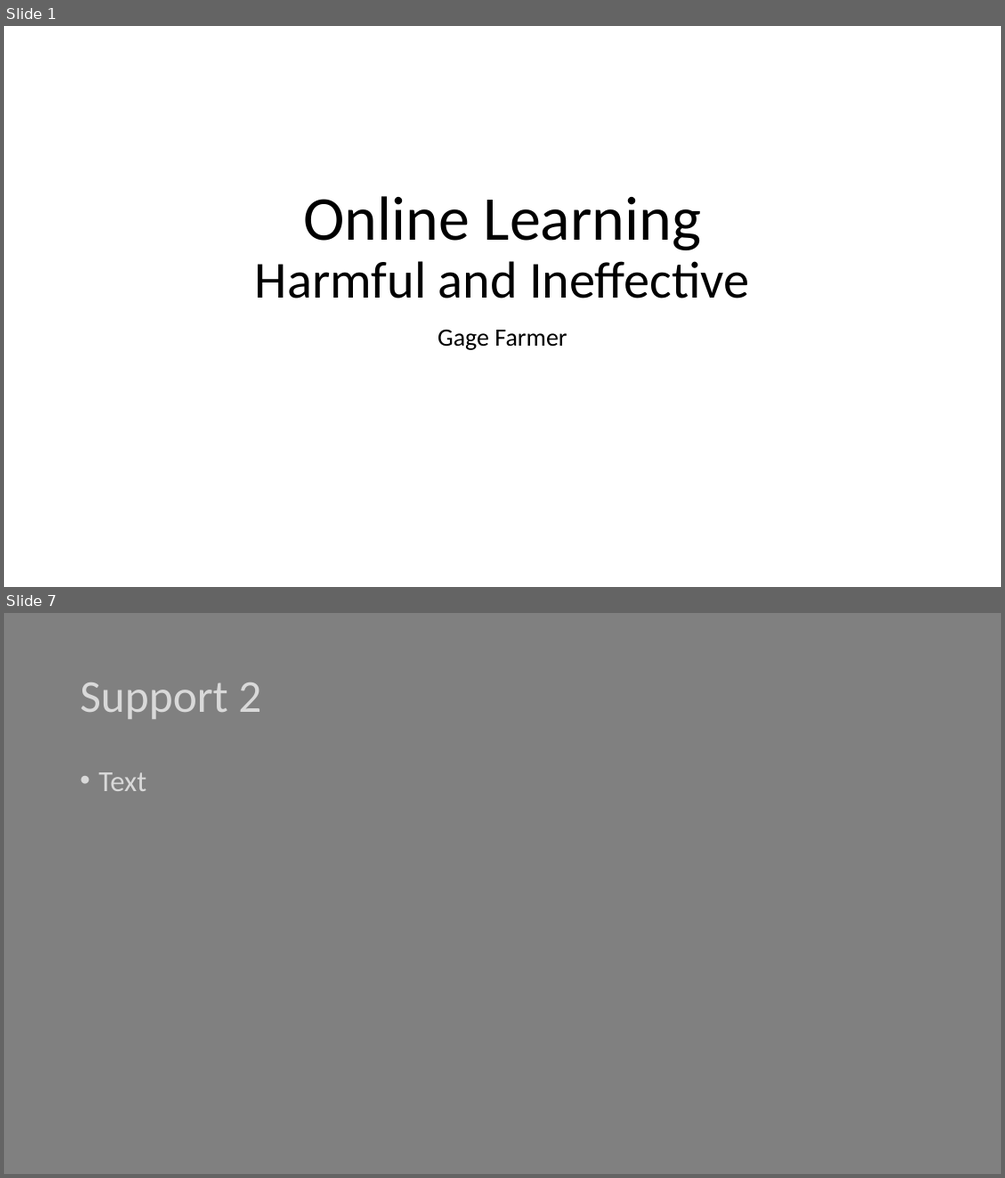
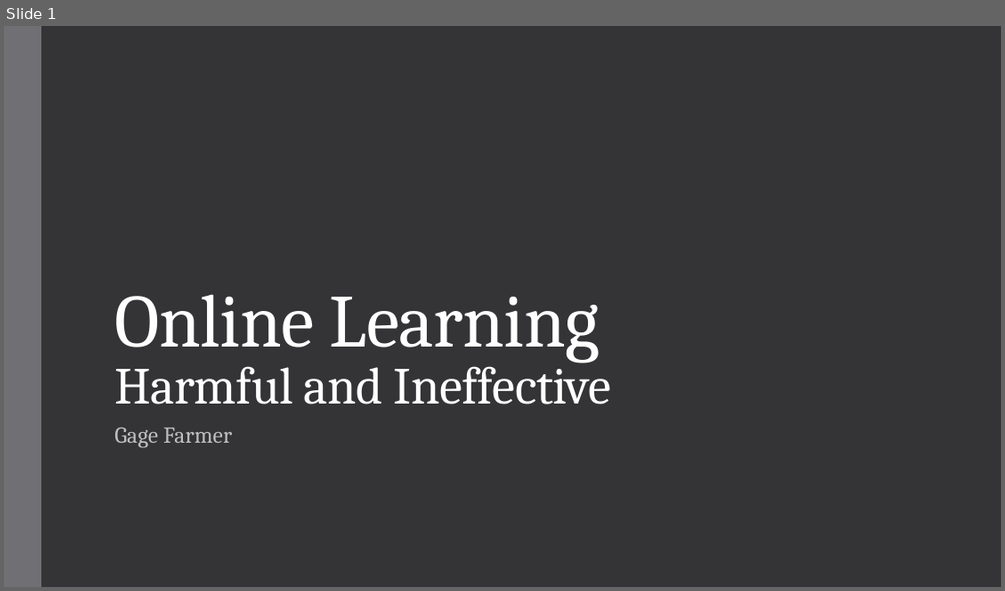
Before and after one commit to trickyok/College-Work, a slide deck: Spring 2022/Comp II/Writing Project 3/Online Learning.pptx. Shown one above the other, each under a label of ours: slides 1 and 7 before the commit, slide 1 after it; the slides between them are not shown. The pictures are 1005x1178 and 1005x591 pixels, drawn with LibreOffice and Linux fonts; fonts in the diff are those of the drawing. Boxes give left, top, right and bottom in pixels: in the first picture for what was removed or moved away, otherwise in the second. Text is boxed around its words. In the diff, an @@ line names an element or a change of style, - is before the commit and + after.

```diff
--- a/Spring 2022/Comp II/Writing Project 3/Online Learning.pptx
+++ b/Spring 2022/Comp II/Writing Project 3/Online Learning.pptx
@@ slide 7 removed at (4, 613, 1001, 1174), background #808080 @@
@@ title removed at (80, 682, 261, 719) @@
-Support 2
@@ text removed at (98, 772, 146, 791) @@
-• Text
@@ slide 1 changed as well @@
@@ background #FFFFFF to #353537 @@
@@ rectangle added at (4, 26, 41, 587), fill #6F6F74 @@
@@ title "Online Learning Harmful and Ineffective": place and size @@
-title "Online Learning Harmful and Ineffective" at (255, 196, 749, 298)
+title "Online Learning Harmful and Ineffective" at (114, 294, 612, 404)
@@ title "Online Learning Harmful and Ineffective" at (114, 294, 612, 404): size 60 to 72 pt in "Online Learning"; font Calibri to Cambria, text colour #000000 to #FFFFFF, letter spacing 0 to -0.5 pt; alignment centre to left; line spacing 0.9 to 0.85 @@
@@ subtitle "Gage Farmer": place and size @@
-subtitle "Gage Farmer" at (437, 329, 566, 350)
+subtitle "Gage Farmer" at (114, 426, 232, 448)
@@ subtitle "Gage Farmer" at (114, 426, 232, 448): size 24 to 22 pt, font Calibri to Cambria, text colour #000000 to #BFBFBF, letter spacing 0 to 0.1 pt; alignment centre to left; line spacing 0.9 to 0.95; more space between paragraphs @@
```
Also in this commit, not shown: 4 other slides changed, 8 slides added, 6 other slides removed.
